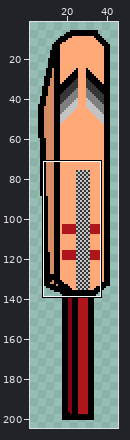
Two versions of one sprite sheet, anim/bats/greyNickels.png. Above, an overview of the earlier version with the close-up marked.
Close-up. Earlier state:
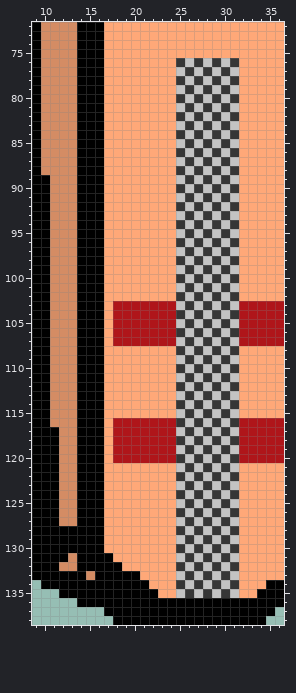
The file is 49x206 pixels. Shown: x 9..36, y 72..138. The wide view leaves out empty margins.
New version:
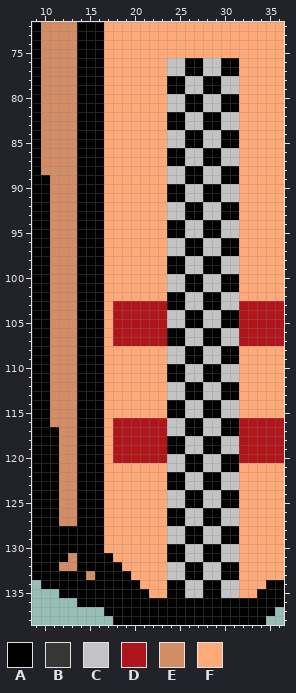
Palette (. is transparent): A #000000  B #363636  C #c3c3c3  D #af151a  E #d48c64  F #ffa878
Changes in this commit:
y 76: x 24..27 FBCB -> CCAA; x 29..31 BCB -> CAA
y 77: x 24 F -> C; x 26..28 BCB -> AAC; x 30..31 BC -> AA
y 78: x 24..25 FB -> AA; x 27..29 BCB -> CAA; x 31 B -> C
y 79: x 24..26 FCB -> AAC; x 28..30 BCB -> AAC
y 80: x 24..27 FBCB -> CCAA; x 29..31 BCB -> CAA
y 81: x 24 F -> C; x 26..28 BCB -> AAC; x 30..31 BC -> AA
y 82: x 24..25 FB -> AA; x 27..29 BCB -> CAA; x 31 B -> C
y 83: x 24..26 FCB -> AAC; x 28..30 BCB -> AAC
y 84: x 24..27 FBCB -> CCAA; x 29..31 BCB -> CAA
y 85: x 24 F -> C; x 26..28 BCB -> AAC; x 30..31 BC -> AA
y 86: x 24..25 FB -> AA; x 27..29 BCB -> CAA; x 31 B -> C
y 87: x 24..26 FCB -> AAC; x 28..30 BCB -> AAC
y 88: x 24..27 FBCB -> CCAA; x 29..31 BCB -> CAA
y 89: x 24 F -> C; x 26..28 BCB -> AAC; x 30..31 BC -> AA
y 90: x 24..25 FB -> AA; x 27..29 BCB -> CAA; x 31 B -> C
y 91: x 24..26 FCB -> AAC; x 28..30 BCB -> AAC
y 92: x 24..27 FBCB -> CCAA; x 29..31 BCB -> CAA
y 93: x 24 F -> C; x 26..28 BCB -> AAC; x 30..31 BC -> AA
y 94: x 24..25 FB -> AA; x 27..29 BCB -> CAA; x 31 B -> C
y 95: x 24..26 FCB -> AAC; x 28..30 BCB -> AAC
y 96: x 24..27 FBCB -> CCAA; x 29..31 BCB -> CAA
y 97: x 24 F -> C; x 26..28 BCB -> AAC; x 30..31 BC -> AA
y 98: x 24..25 FB -> AA; x 27..29 BCB -> CAA; x 31 B -> C
y 99: x 24..26 FCB -> AAC; x 28..30 BCB -> AAC
y 100: x 24..27 FBCB -> CCAA; x 29..31 BCB -> CAA
y 101: x 24 F -> C; x 26..28 BCB -> AAC; x 30..31 BC -> AA
y 102: x 24..25 FB -> AA; x 27..29 BCB -> CAA; x 31 B -> C
y 103: x 24..26 DCB -> AAC; x 28..30 BCB -> AAC
y 104: x 24..27 DBCB -> CCAA; x 29..31 BCB -> CAA
y 105: x 24 D -> C; x 26..28 BCB -> AAC; x 30..31 BC -> AA
y 106: x 24..25 DB -> AA; x 27..29 BCB -> CAA; x 31 B -> C
y 107: x 24..26 DCB -> AAC; x 28..30 BCB -> AAC
y 108: x 24..27 FBCB -> CCAA; x 29..31 BCB -> CAA
y 109: x 24 F -> C; x 26..28 BCB -> AAC; x 30..31 BC -> AA
y 110: x 24..25 FB -> AA; x 27..29 BCB -> CAA; x 31 B -> C
y 111: x 24..26 FCB -> AAC; x 28..30 BCB -> AAC
y 112: x 24..27 FBCB -> CCAA; x 29..31 BCB -> CAA
y 113: x 24 F -> C; x 26..28 BCB -> AAC; x 30..31 BC -> AA
y 114: x 24..25 FB -> AA; x 27..29 BCB -> CAA; x 31 B -> C
y 115: x 24..26 FCB -> AAC; x 28..30 BCB -> AAC
y 116: x 24..27 DBCB -> CCAA; x 29..31 BCB -> CAA
y 117: x 24 D -> C; x 26..28 BCB -> AAC; x 30..31 BC -> AA
y 118: x 24..25 DB -> AA; x 27..29 BCB -> CAA; x 31 B -> C
y 119: x 24..26 DCB -> AAC; x 28..30 BCB -> AAC
y 120: x 24..27 DBCB -> CCAA; x 29..31 BCB -> CAA
y 121: x 24 F -> C; x 26..28 BCB -> AAC; x 30..31 BC -> AA
y 122: x 24..25 FB -> AA; x 27..29 BCB -> CAA; x 31 B -> C
y 123: x 24..26 FCB -> AAC; x 28..30 BCB -> AAC
y 124: x 24..27 FBCB -> CCAA; x 29..31 BCB -> CAA
y 125: x 24 F -> C; x 26..28 BCB -> AAC; x 30..31 BC -> AA
y 126: x 24..25 FB -> AA; x 27..29 BCB -> CAA; x 31 B -> C
y 127: x 24..26 FCB -> AAC; x 28..30 BCB -> AAC
y 128: x 24..27 FBCB -> CCAA; x 29..31 BCB -> CAA
y 129: x 24 F -> C; x 26..28 BCB -> AAC; x 30..31 BC -> AA
y 130: x 24..25 FB -> AA; x 27..29 BCB -> CAA; x 31 B -> C
y 131: x 24..26 FCB -> AAC; x 28..30 BCB -> AAC
y 132: x 24..27 FBCB -> CCAA; x 29..31 BCB -> CAA
y 133: x 20 A -> F; x 24 F -> C; x 26..28 BCB -> AAC; x 30..31 BC -> AA
y 134: x 21 A -> F; x 24..25 FB -> AA; x 27..29 BCB -> CAA; x 31 B -> C
y 135: x 22 A -> F; x 24..26 FCB -> AAC; x 28..30 BCB -> AAC
Boxes around the changes in both close-ups, in picture pixels (x1, y1, x2, y2):
changed: (131, 58, 239, 598)
